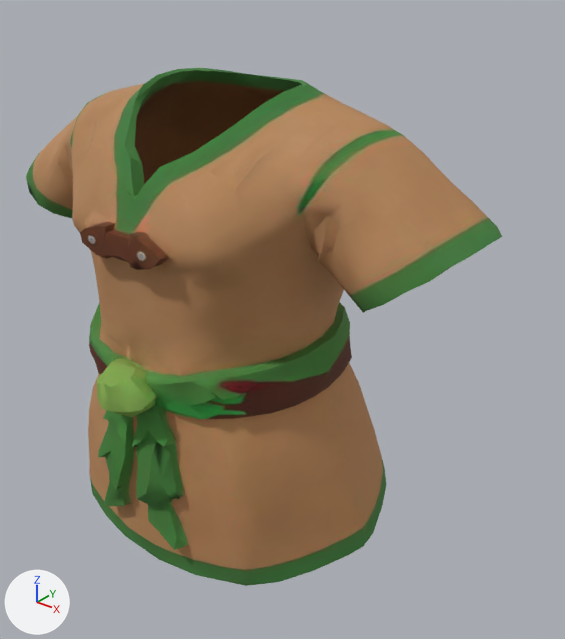
The glTF model assets/models/character/outfits/Female_Druid1_Body.gltf: old version first, new version second.
Camera for both pictures: a 50 mm camera at (0.568, -0.609, 1.652) aimed at (0.053, 0.036, 1.252). Lighting does not change. The marker at lower left points along +X, +Y and +Z. The older version comes first. Vertices at exactly the same position are counted once.

The first picture shows 'ArmorBody'.
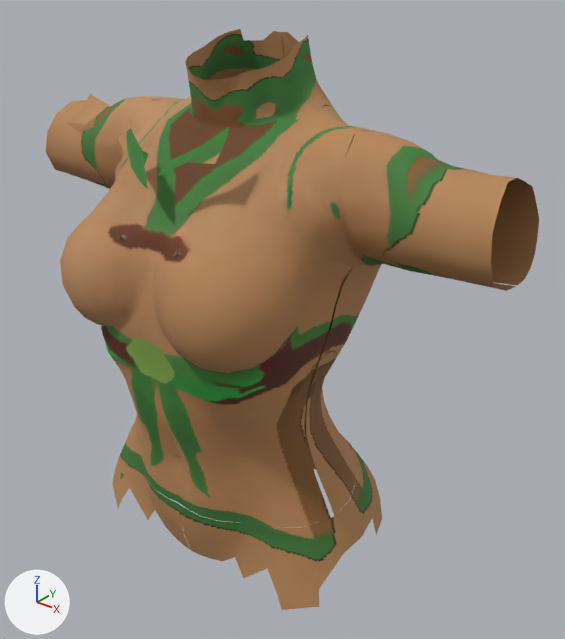
Edits to the scene script, one JSON object a line:
```json
{"op": "add", "block": "img_female_druid1_body_shell", "code": ["img_female_druid1_body_shell = load_image('Female_Druid1_Body_shell', 'Female_Druid1_Body_shell.png', 1024, 1024, 'sRGB')"]}
{"op": "add", "block": "mat_material_0", "code": "n7 = _N.new('ShaderNodeMix'); n7.name = 'Mix'"}
{"op": "add", "block": "mat_material_0", "code": "n7.data_type = 'RGBA'"}
{"op": "add", "block": "mat_material_0", "code": "n7.blend_type = 'MULTIPLY'"}
{"op": "add", "block": "mat_material_0", "code": "n7.inputs[0].default_value = 1.0  # 'Factor'"}
{"op": "add", "block": "mat_material_0", "code": "n8 = _N.new('ShaderNodeVertexColor'); n8.name = 'Color Attribute'"}
{"block": "mat_material_0", "where": "n2 = _N.new('ShaderNodeTexImage'); n2.name = 'Image Texture'"}
{"block": "mat_material_0", "where": "n0 = _N.new('ShaderNodeBsdfPrincipled'); n0.name = 'Principled BSDF'"}
{"op": "remove", "block": "mat_material_0", "code": "_L.new(n2.outputs[0], n0.inputs[0])  # 'Color' to 'Base Color'"}
{"op": "add", "block": "mat_material_0", "code": "_L.new(n7.outputs[2], n0.inputs[0])  # 'Result' to 'Base Color'"}
{"op": "add", "block": "mat_material_0", "code": "_L.new(n8.outputs[0], n7.inputs[7])  # 'Color' to 'B'"}
{"op": "add", "block": "mat_material_0", "code": "_L.new(n2.outputs[0], n7.inputs[6])  # 'Color' to 'A'"}
{"op": "add", "block": "mat_female_druid1_body_shell", "code": ["mat_female_druid1_body_shell = bpy.data.materials.new('Female_Druid1_Body_shell')", "# uses the picture img_female_druid1_body_shell"]}
{"block": "me_mesh_0", "where": "# used by ob_armorbody; location = (0.0, 0.0, 0.0)"}
{"op": "remove", "block": "me_mesh_0", "code": "me_mesh_0.from_pydata(...)  # 2625 vertices, 3499 faces; spans x -0.302..0.302, y -0.188..0.178, z 1.007..1.523"}
{"op": "add", "block": "me_mesh_0", "code": "me_mesh_0.from_pydata(...)  # 1676 vertices, 2833 faces; spans x -0.32..0.32, y -0.152..0.173, z 0.946..1.562"}
{"block": "me_mesh_0", "change": "me_mesh_0 part 1: the loose piece of 2223 vertices spanning x -0.302..0.302, y -0.188..0.178, z 1.007..1.523 is rebuilt with 903 vertices and now spans x -0.166..0.166, y -0.152..0.143, z 1.041..1.496, in mat_female_druid1_body_shell"}
{"block": "me_mesh_0", "change": "me_mesh_0 part 2: 24 loose pieces with 99 vertices, spanning x -0.197..0.193, y -0.187..0.001, z 1.103..1.472, are deleted"}
{"block": "me_mesh_0", "change": "me_mesh_0 part 3: 303 vertices removed from x -0.126..0.126, y -0.111..0.1, z 1.302..1.522; 606 vertices added at x -0.32..0.32, y -0.112..0.115, z 1.229..1.562"}
{"block": "me_mesh_0", "change": "me_mesh_0 part 4: 167 vertices added at x -0.184..0.184, y -0.144..0.173, z 0.946..1.168"}
{"op": "add", "block": "me_mesh_0", "code": "me_mesh_0.materials.append(mat_female_druid1_body_shell)"}
```

Pixel boxes (x1, y1, x2, y2) of what changed, in the pictures (565 x 639 px; the box of a moved part takes in the faces that stretch with it):
```json
{"object": "ArmorBody", "change": "recoloured, reshaped", "before": [26, 68, 502, 586], "after": [46, 29, 539, 610], "on screen": "12% taller"}
{"part": 1, "of": "me_mesh_0", "change": "rebuilt", "before": [26, 68, 502, 586], "after": [60, 96, 381, 528], "on screen": "32% narrower, 17% shorter"}
{"part": 2, "of": "me_mesh_0", "change": "deleted", "before": [64, 146, 340, 404]}
{"part": 3, "of": "me_mesh_0", "change": "moved or reshaped", "before": [131, 70, 302, 185], "after": [46, 29, 539, 291]}
{"part": 4, "of": "me_mesh_0", "change": "added", "after": [112, 423, 382, 610], "on screen": "brown"}
```
